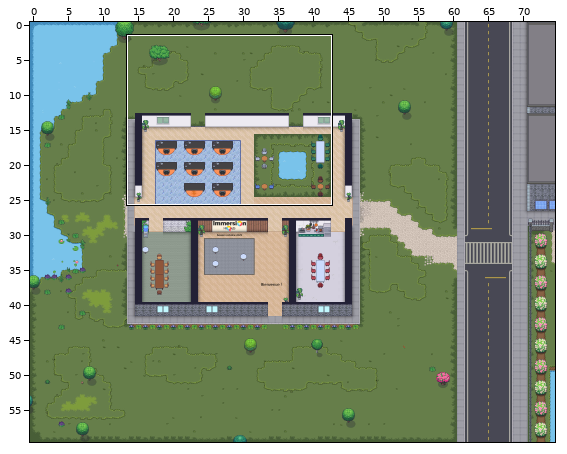
A Tiled map (JSON) gets an edit: Immersion.tmj. Above, an overview of the earlier version with the close-up marked.
Close-up. As it was:
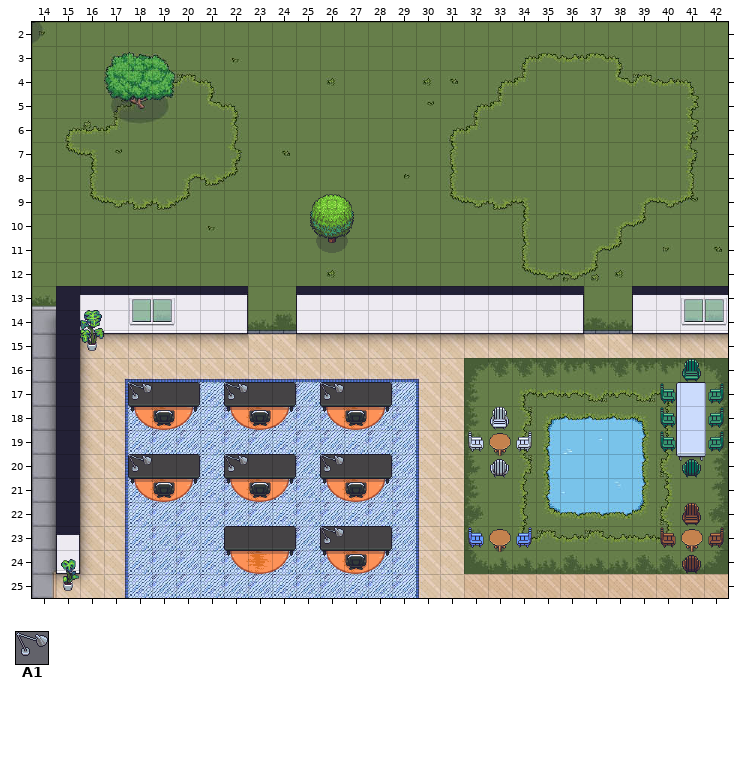
Cells are 32x32 px. Shown: x 14..42, y 2..25. The commit also changed other parts of the map, which this record leaves out.
Key: from "Chunk 18": A1 217.
__ is an empty cell.
Layers that did not change in this view are not listed.
Layer "visuels/Decoration 1" before, first column x 14:
 2 __ __ __ __ __ __ __ __ __ __ __ __ __ __ __ __ __ __ __ __ __ __ __ __ __ __ __ __ __
 3 __ __ __ __ __ __ __ __ __ __ __ __ __ __ __ __ __ __ __ __ __ __ __ __ __ __ __ __ __
 4 __ __ __ __ __ __ __ __ __ __ __ __ __ __ __ __ __ __ __ __ __ __ __ __ __ __ __ __ __
 5 __ __ __ __ __ __ __ __ __ __ __ __ __ __ __ __ __ __ __ __ __ __ __ __ __ __ __ __ __
 6 __ __ __ __ __ __ __ __ __ __ __ __ __ __ __ __ __ __ __ __ __ __ __ __ __ __ __ __ __
 7 __ __ __ __ __ __ __ __ __ __ __ __ __ __ __ __ __ __ __ __ __ __ __ __ __ __ __ __ __
 8 __ __ __ __ __ __ __ __ __ __ __ __ __ __ __ __ __ __ __ __ __ __ __ __ __ __ __ __ __
 9 __ __ __ __ __ __ __ __ __ __ __ __ __ __ __ __ __ __ __ __ __ __ __ __ __ __ __ __ __
10 __ __ __ __ __ __ __ __ __ __ __ __ __ __ __ __ __ __ __ __ __ __ __ __ __ __ __ __ __
11 __ __ __ __ __ __ __ __ __ __ __ __ __ __ __ __ __ __ __ __ __ __ __ __ __ __ __ __ __
12 __ __ __ __ __ __ __ __ __ __ __ __ __ __ __ __ __ __ __ __ __ __ __ __ __ __ __ __ __
13 __ __ __ __ __ __ __ __ __ __ __ __ __ __ __ __ __ __ __ __ __ __ __ __ __ __ __ __ __
14 __ __ __ __ __ __ __ __ __ __ __ __ __ __ __ __ __ __ __ __ __ __ __ __ __ __ __ __ __
15 __ __ __ __ __ __ __ __ __ __ __ __ __ __ __ __ __ __ __ __ __ __ __ __ __ __ __ __ __
16 __ __ __ __ __ __ __ __ __ __ __ __ __ __ __ __ __ __ __ __ __ __ __ __ __ __ __ __ __
17 __ __ __ __ A1 __ __ __ A1 __ __ __ A1 __ __ __ __ __ __ __ __ __ __ __ __ __ __ __ __
18 __ __ __ __ __ __ __ __ __ __ __ __ __ __ __ __ __ __ __ __ __ __ __ __ __ __ __ __ __
19 __ __ __ __ __ __ __ __ __ __ __ __ __ __ __ __ __ __ __ __ __ __ __ __ __ __ __ __ __
20 __ __ __ __ A1 __ __ __ A1 __ __ __ A1 __ __ __ __ __ __ __ __ __ __ __ __ __ __ __ __
21 __ __ __ __ __ __ __ __ __ __ __ __ __ __ __ __ __ __ __ __ __ __ __ __ __ __ __ __ __
22 __ __ __ __ __ __ __ __ __ __ __ __ __ __ __ __ __ __ __ __ __ __ __ __ __ __ __ __ __
23 __ __ __ __ __ __ __ __ __ __ __ __ A1 __ __ __ __ __ __ __ __ __ __ __ __ __ __ __ __
24 __ __ __ __ __ __ __ __ __ __ __ __ __ __ __ __ __ __ __ __ __ __ __ __ __ __ __ __ __
25 __ __ __ __ __ __ __ __ __ __ __ __ __ __ __ __ __ __ __ __ __ __ __ __ __ __ __ __ __
Now the later version:
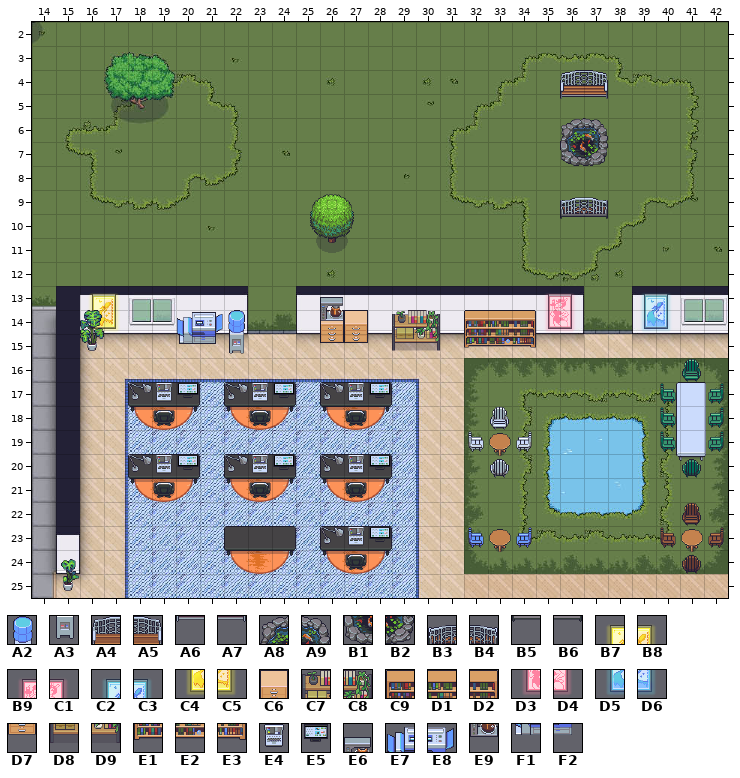
Further tiles: from "Chunk 18": A2 218, A3 219, A4 220, A5 221, A6 222, A7 223, A8 224, A9 225, B1 226, B2 227, B3 228, B4 229, B5 230, B6 231, B7 232, B8 233, B9 234, C1 235, C2 236, C3 237, C4 238, C5 239, C6 240, C7 241, C8 242, C9 243, D1 244, D2 245, D3 246, D4 247, D5 248, D6 249, D7 250, D8 251, D9 252, E1 253, E2 254, E3 255; from "Chunk 19": E4 1, E5 2, E6 9, E7 10, E8 11, E9 12, F1 13, F2 14.
The edit:
Layer "visuels/Decoration 1":
The edit adds tile A4 in row 4 at x 36.
The edit adds tile A5 in row 4 at x 37.
The edit adds tile A6 in row 5 at x 36.
The edit adds tile A7 in row 5 at x 37.
The edit adds tile A8 in row 6 at x 36.
The edit adds tile A9 in row 6 at x 37.
The edit adds tile B1 in row 7 at x 36.
The edit adds tile B2 in row 7 at x 37.
The edit adds tile B3 in row 9 at x 36.
The edit adds tile B4 in row 9 at x 37.
The edit adds tile B5 in row 10 at x 36.
The edit adds tile B6 in row 10 at x 37.
The edit adds tile B7 in row 13 at x 16.
The edit adds tile B8 in row 13 at x 17.
The edit adds tile B9 in row 13 at x 35.
The edit adds tile C1 in row 13 at x 36.
The edit adds tile C2 in row 13 at x 39.
The edit adds tile C3 in row 13 at x 40.
The edit adds tile C4 in row 14 at x 16.
The edit adds tile C5 in row 14 at x 17.
The edit adds tile C6 in row 14 at x 26 to 27.
The edit adds tile C7 in row 14 at x 29.
The edit adds tile C8 in row 14 at x 30.
The edit adds tile C9 in row 14 at x 32.
The edit adds tile D1 in row 14 at x 33.
The edit adds tile D2 in row 14 at x 34.
The edit adds tile D3 in row 14 at x 35.
The edit adds tile D4 in row 14 at x 36.
The edit adds tile D5 in row 14 at x 39.
The edit adds tile D6 in row 14 at x 40.
The edit adds tile D7 in row 15 at x 26 to 27.
The edit adds tile D8 in row 15 at x 29.
The edit adds tile D9 in row 15 at x 30.
The edit adds tile E1 in row 15 at x 32.
The edit adds tile E2 in row 15 at x 33.
The edit adds tile E3 in row 15 at x 34.
The edit adds tile E4 in row 17 at x 19, 23 and 27; in row 20 at x 19, 23 and 27; in row 23 at x 27.
The edit adds tile E5 in row 17 at x 20, 24 and 28; in row 20 at x 20, 24 and 28; in row 23 at x 28.
Layer "visuels/Decoration 2":
The edit adds tile A2 in row 14 at x 22.
The edit adds tile A3 in row 15 at x 22.
The edit adds tile E6 in row 13 at x 26.
The edit adds tile E7 in row 14 at x 20.
The edit adds tile E8 in row 14 at x 21.
The edit adds tile E9 in row 14 at x 26.
The edit adds tile F1 in row 15 at x 20.
The edit adds tile F2 in row 15 at x 21.
